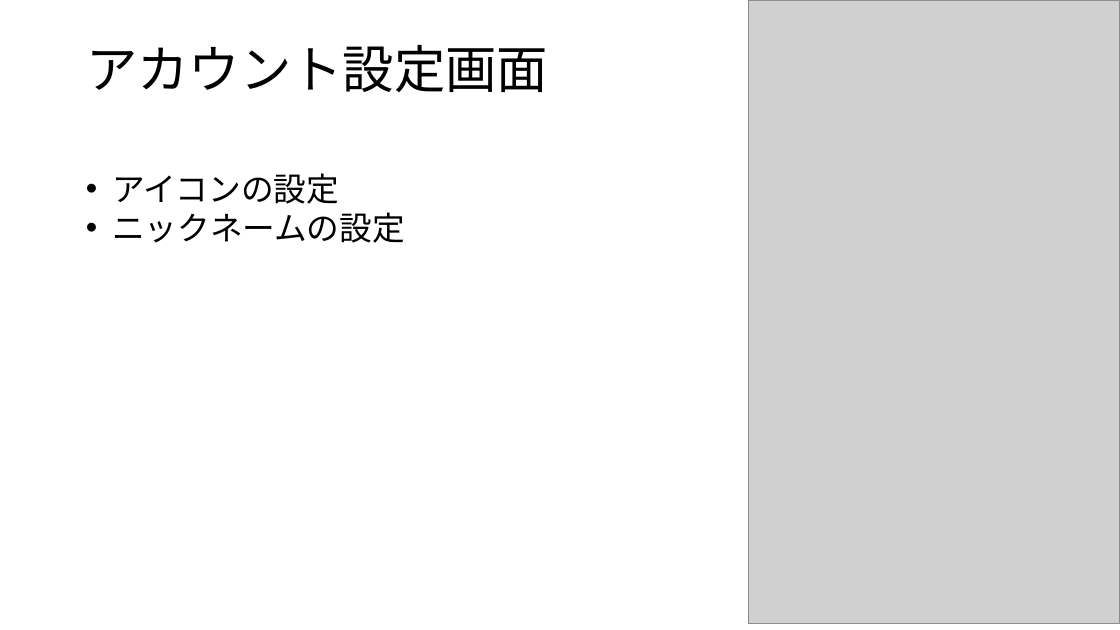
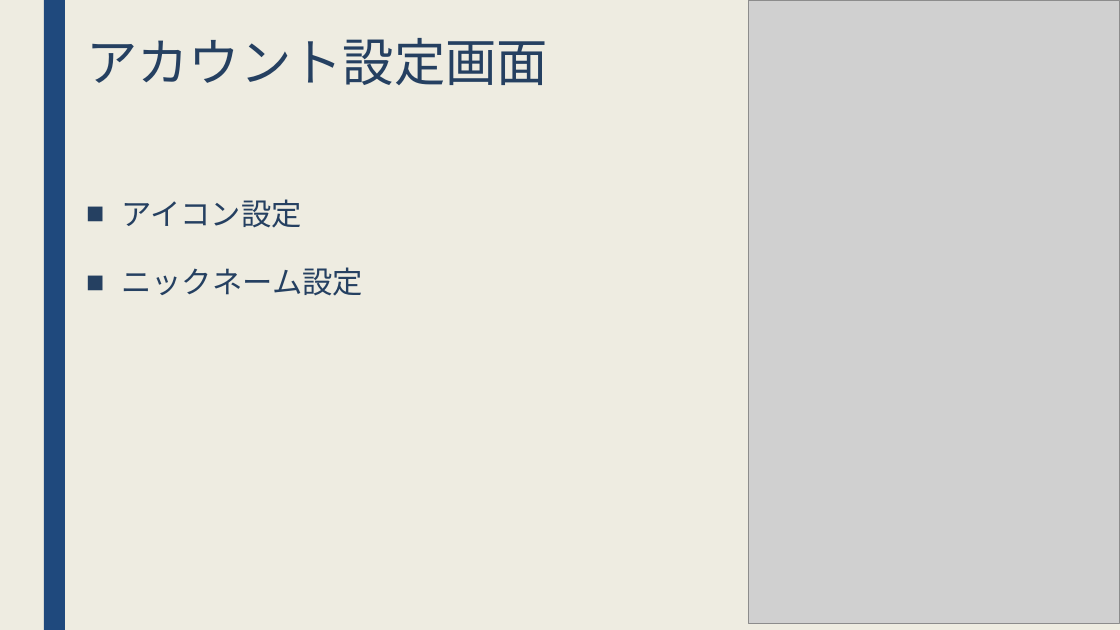
Before and after one commit to jack-app/jackhack2018_F, a slide deck: slide 4 of htmlcss/pptx/teamF.pptx. Drawn at 1120x630 pixels with LibreOffice and Linux fonts; fonts in the diff are those of the drawing; grey boxes stand for pictures. Boxes give left, top, right and bottom in pixels: in the first picture for what was removed or moved away, otherwise in the second. Text is boxed around its words. In the diff, an @@ line names an element or a change of style, - is before the commit and + after.

```diff
--- a/htmlcss/pptx/teamF.pptx
+++ b/htmlcss/pptx/teamF.pptx
@@ background #FFFFFF to #EEECE1 @@
@@ rectangle added at box(44, 0, 65, 630), fill #1F497D @@
@@ title "アカウント設定画面" at box(86, 38, 548, 85): font Calibri to Lato, text colour #000000 to #254061; line spacing 0.9 to 0.89; vertical alignment middle to top @@
@@ text at box(121, 199, 363, 296): text changed; size 28 to 26 pt; font Calibri to Lato; text colour #000000 to #254061 @@
-• アイコンの設定
-• ニックネームの設定
+■ アイコン設定
+■ ニックネーム設定
```
Also in this commit, not shown: 5 other slides changed, 1 slide added, 1 slide removed.
